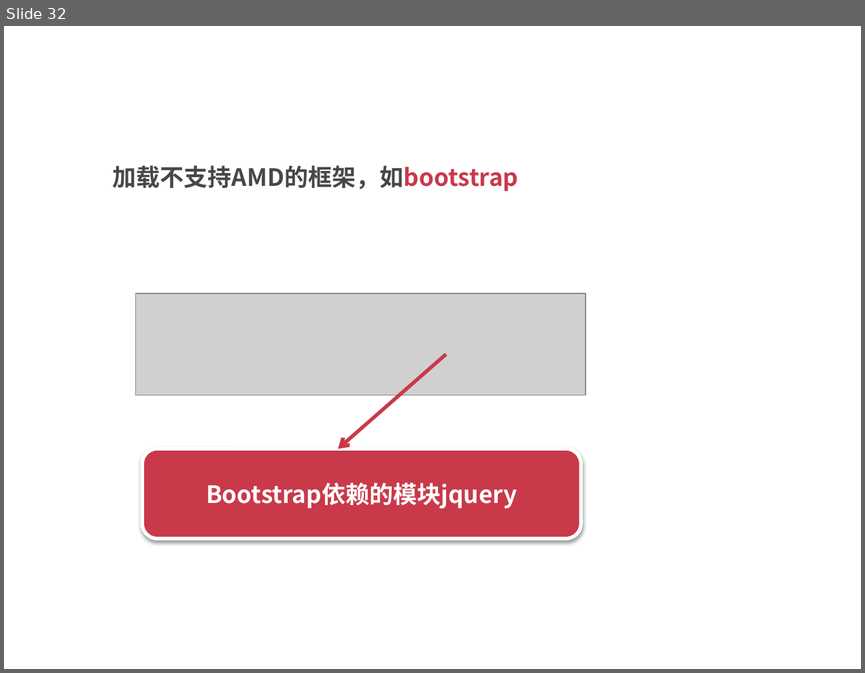
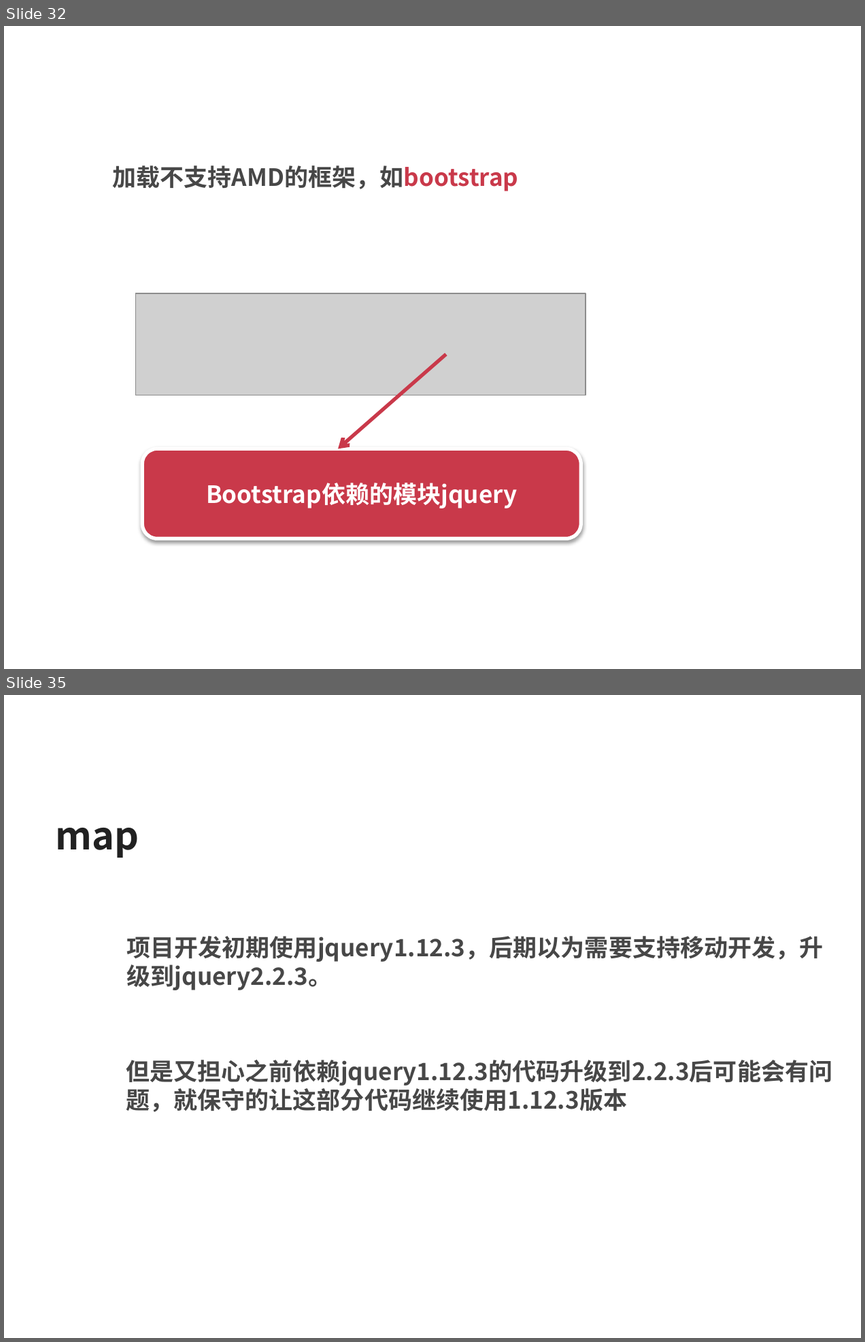
Before and after one commit to silvajs/lecturer, a slide deck: requirejs/doc/requirejs.pptx. Shown one above the other, each under a label of ours: slide 32 before the commit, slides 32 and 35 after it; the slides between them are not shown. The pictures are 865x673 and 865x1342 pixels, drawn with LibreOffice and Linux fonts; fonts in the diff are those of the drawing; grey boxes stand for pictures. Boxes give left, top, right and bottom in pixels: in the first picture for what was removed or moved away, otherwise in the second. Text is boxed around its words. In the diff, an @@ line names an element or a change of style, - is before the commit and + after.

```diff
--- a/requirejs/doc/requirejs.pptx
+++ b/requirejs/doc/requirejs.pptx
@@ slide 35 added at <box>4,695,861,1338</box>, background #FFFFFF @@
@@ text added at <box>55,828,139,858</box>, 32 pt, text #212121, bold @@
+map
@@ text added at <box>127,936,823,990</box>, 20 pt, text #474747, bold @@
+  项目开发初期使用jquery1.12.3，后期以为需要支持移动开发，升级到jquery2.2.3。
@@ text added at <box>126,1059,832,1112</box>, 20 pt, text #474747, bold @@
+  但是又担心之前依赖jquery1.12.3的代码升级到2.2.3后可能会有问题，就保守的让这部分代码继续使用1.12.3版本
```
Also in this commit, not shown: 6 other slides added, 1 other file.
